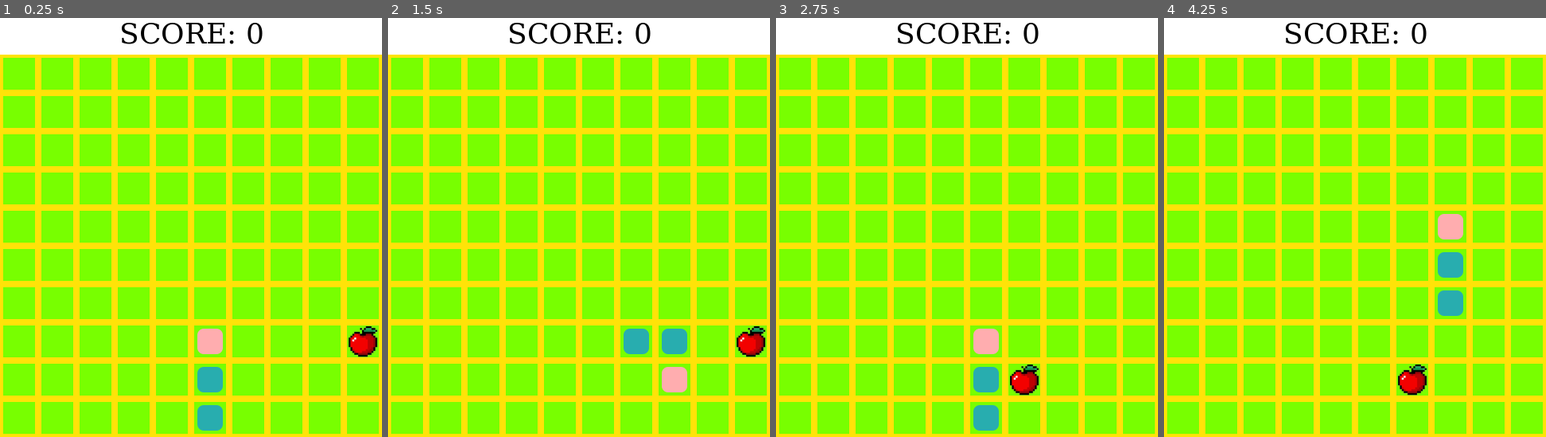
Above: before the commit, frames 1-4 (left to right).
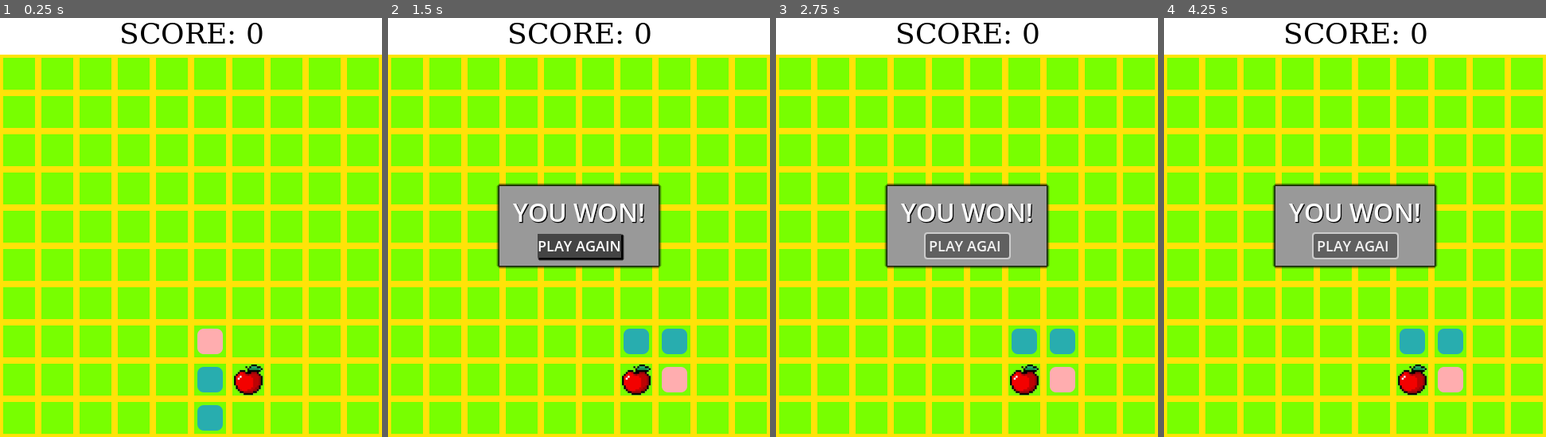
Above: after the commit, the same moments.

Repository: boyanvan/Snakey
Game: Godot game, scene res://scenes/main.tscn
Same seed, same stepped clock (60 frames per second), same inputs: the game is played once before the commit and once after it.
Inputs (mouse positions are in pixels of both pictures, inside the frame that each line leads up to):
- Up to frame 1 (0.25 s): no input
- Up to frame 2 (1.5 s): tap Enter at 0.5 s; hold D (move_right) 0.53-1.28 s; tap G (just_win, bound only after the commit) at 0.6, 1.35 s; hold S (move_down) from 1.28 s (still down)
- Up to frame 3 (2.75 s): release S (move_down) at 2 s; click (967, 244) at 2 s, where only the run before the commit has a clickable "PLAY AGAIN"
- Up to frame 4 (4.25 s): tap Space at 2.75 s; hold D (move_right) 2.78-3.53 s; tap G (just_win, bound only after the commit) at 2.85, 3.6 s; hold W (move_up) from 3.53 s (still down)

The runs differ from the first frame. In frame 1, 0.9% of the frame differs, in the area x 61-99%, y 73-91%; in frame 2, 9.8%; in frame 3, 11%, in the area x 28-79%, y 39-99%; in frame 4, 11%.

Commit message:
added winning mechanic

Diff:
--- a/project.godot
+++ b/project.godot
@@ -42,3 +42,8 @@
 "events": [Object(InputEventKey,"resource_local_to_scene":false,"resource_name":"","device":-1,"window_id":0,"alt_pressed":false,"shift_pressed":false,"ctrl_pressed":false,"meta_pressed":false,"pressed":false,"keycode":0,"physical_keycode":68,"key_label":0,"unicode":100,"echo":false,"script":null)
 ]
 }
+just_win={
+"deadzone": 0.5,
+"events": [Object(InputEventKey,"resource_local_to_scene":false,"resource_name":"","device":-1,"window_id":0,"alt_pressed":false,"shift_pressed":false,"ctrl_pressed":false,"meta_pressed":false,"pressed":false,"keycode":0,"physical_keycode":71,"key_label":0,"unicode":103,"echo":false,"script":null)
+]
+}
--- /dev/null
+++ b/scenes/gamewon_menu.gd
@@ -0,0 +1,6 @@
+extends CanvasLayer
+
+signal restart
+
+func _on_restart_button_pressed():
+	restart.emit()
--- /dev/null
+++ b/scenes/gamewon_menu.tscn
@@ -0,0 +1,79 @@
+[gd_scene load_steps=6 format=3 uid="uid://b8ttcgiuwwhrj"]
+
+[ext_resource type="Script" path="res://scenes/gamewon_menu.gd" id="1_qdue2"]
+
+[sub_resource type="StyleBoxFlat" id="StyleBoxFlat_yfecs"]
+shadow_color = Color(0, 0, 0, 1)
+shadow_size = 4
+
+[sub_resource type="SystemFont" id="SystemFont_3g3yd"]
+font_names = PackedStringArray("Agency FB")
+font_weight = 700
+subpixel_positioning = 0
+
+[sub_resource type="SystemFont" id="SystemFont_7tse2"]
+font_names = PackedStringArray("Agency FB")
+subpixel_positioning = 0
+
+[sub_resource type="StyleBoxFlat" id="StyleBoxFlat_sedfr"]
+bg_color = Color(0.266575, 0.266575, 0.266575, 1)
+shadow_color = Color(0, 0, 0, 1)
+shadow_size = 2
+shadow_offset = Vector2(2, 2)
+
+[node name="GameWonMenu" type="CanvasLayer"]
+script = ExtResource("1_qdue2")
+
+[node name="Panel" type="Panel" parent="."]
+anchors_preset = 8
+anchor_left = 0.5
+anchor_top = 0.5
+anchor_right = 0.5
+anchor_bottom = 0.5
+offset_left = -100.0
+offset_top = -50.0
+offset_right = 100.0
+offset_bottom = 50.0
+grow_horizontal = 2
+grow_vertical = 2
+theme_override_styles/panel = SubResource("StyleBoxFlat_yfecs")
+
+[node name="Label" type="Label" parent="Panel"]
+layout_mode = 1
+anchors_preset = 5
+anchor_left = 0.5
+anchor_right = 0.5
+offset_left = -62.0
+offset_top = 10.0
+offset_right = 62.0
+offset_bottom = 49.0
+grow_horizontal = 2
+theme_override_colors/font_color = Color(1, 1, 1, 1)
+theme_override_colors/font_shadow_color = Color(0, 0, 0, 1)
+theme_override_fonts/font = SubResource("SystemFont_3g3yd")
+theme_override_font_sizes/font_size = 32
+text = "YOU WON!"
+horizontal_alignment = 1
+vertical_alignment = 1
+
+[node name="RestartButton" type="Button" parent="Panel"]
+layout_mode = 1
+anchors_preset = 7
+anchor_left = 0.5
+anchor_top = 1.0
+anchor_right = 0.5
+anchor_bottom = 1.0
+offset_left = -36.5
+offset_top = -40.0
+offset_right = 36.5
+offset_bottom = -10.0
+grow_horizontal = 2
+grow_vertical = 0
+theme_override_colors/font_color = Color(1, 1, 1, 1)
+theme_override_fonts/font = SubResource("SystemFont_7tse2")
+theme_override_font_sizes/font_size = 18
+theme_override_styles/normal = SubResource("StyleBoxFlat_sedfr")
+action_mode = 0
+text = "PLAY AGAIN"
+
+[connection signal="pressed" from="Panel/RestartButton" to="." method="_on_restart_button_pressed"]
--- a/scenes/main.gd
+++ b/scenes/main.gd
@@ -2,6 +2,7 @@
 
 # Settings
 const snake_length = 3
+const max_score = 100 - 3
 
 # Runtime variables
 var snakePos = []
@@ -53,6 +54,7 @@
 
 func prepare_game():
 	get_tree().paused = false
+	$GameWonMenu.hide()
 	$GameOverMenu.hide()
 	$Background.clear_layer(1)
 	$Background.clear_layer(2)
@@ -66,9 +68,12 @@
 	game_started = true
 	$GameTimer.start()
 
-func end_game():
+func end_game(has_won : bool):
 	$GameTimer.stop()
-	$GameOverMenu.show()
+	if has_won:
+		$GameWonMenu.show()
+	else:
+		$GameOverMenu.show()
 	game_prepared = false
 	game_started = false
 	get_tree().paused = true
@@ -94,6 +99,8 @@
 	if Input.is_action_just_pressed("move_right") and direction != Vector2i.LEFT:
 		direction = Vector2i.RIGHT
 		update.call()
+	if Input.is_action_just_pressed("just_win"):
+		end_game(true)
 
 func is_out_of_bounds():
 	var temp = $Background.get_cell_alternative_tile(0, snake_data[0])
@@ -105,6 +112,8 @@
 func set_score(new_score : int):
 	score = new_score
 	$Scoreboard.get_node("Score").text = 'SCORE: ' + str(score)
+	if score >= max_score:
+		end_game(true)
 
 func _on_game_timer_timeout():
 	# moves snake
@@ -127,6 +136,8 @@
 			# gotta put the winning condition
 			pass
 		elif obj_id == pear_id:
+			direction = last_cell_pos - snake_data[-1]
+			add_segment(last_cell_pos)
 			set_score(score + 1)
 			var center_offset = len(snake_data) / 2
 			for i in range(center_offset, len(snake_data)):
@@ -135,27 +146,38 @@
 				var this_id = $Background.get_cell_alternative_tile(1, snake_data[i])
 				$Background.set_cell(1, other_pos, 0, Vector2i(0, 0), this_id)
 				$Background.set_cell(1, snake_data[i], 0, Vector2i(0, 0), other_id)
-			direction = direction * -1
 			snake_data.reverse()
 		place_object()
 
 	if is_out_of_bounds() or is_eating_itself():
-		end_game()
+		end_game(false)
 	else:
 		can_move = true
 
 func place_object():
+	const object_weights = {
+		apple_id: 0.8,
+		pear_id: 0.2
+		}
+	var rand_tile_id = -1
+	var rand = rng.randf()
+	var accumulated_weight = 0;
+	for key in object_weights:
+		accumulated_weight += object_weights[key]
+		if rand < accumulated_weight:
+			rand_tile_id = key
+			break
 	var rect = $Background.get_used_rect()
 	while true:
 		var pos = Vector2i(rng.randi_range(0, rect.size.x - 1),
 			rng.randi_range(0, rect.size.y - 1))
 		# avoids used tiles
 		if $Background.get_cell_alternative_tile(1, pos) == -1 and $Background.get_cell_alternative_tile(2, pos) == -1:
-			$Background.set_cell(2, pos, 0, Vector2i(0, 0), apple_id)
+			$Background.set_cell(2, pos, 0, Vector2i(0, 0), rand_tile_id)
 			break
 
 
 
 
-func _on_game_over_menu_restart():
+func _on_game_restart():
 	prepare_game()
--- a/scenes/main.tscn
+++ b/scenes/main.tscn
@@ -8,6 +8,7 @@
 [ext_resource type="PackedScene" uid="uid://dkop5oaadfdyw" path="res://scenes/snake_head_segment.tscn" id="4_csfhm"]
 [ext_resource type="PackedScene" uid="uid://bofoxfulw0cgn" path="res://scenes/apple_segment.tscn" id="6_bnbu1"]
 [ext_resource type="PackedScene" uid="uid://txfjk8ux6yaj" path="res://scenes/gameover_menu.tscn" id="6_o5kaq"]
+[ext_resource type="PackedScene" uid="uid://b8ttcgiuwwhrj" path="res://scenes/gamewon_menu.tscn" id="9_0l2r1"]
 
 [sub_resource type="TileSetScenesCollectionSource" id="TileSetScenesCollectionSource_21g3r"]
 scenes/0/scene = ExtResource("2_4lsyg")
@@ -43,7 +44,9 @@
 
 [node name="GameOverMenu" parent="." instance=ExtResource("6_o5kaq")]
 process_mode = 2
-visible = false
+
+[node name="GameWonMenu" parent="." instance=ExtResource("9_0l2r1")]
 
 [connection signal="timeout" from="GameTimer" to="." method="_on_game_timer_timeout"]
-[connection signal="restart" from="GameOverMenu" to="." method="_on_game_over_menu_restart"]
+[connection signal="restart" from="GameOverMenu" to="." method="_on_game_restart"]
+[connection signal="restart" from="GameWonMenu" to="." method="_on_game_restart"]
Not shown: 1 places in scenes/main.tscn that only renumber resources
